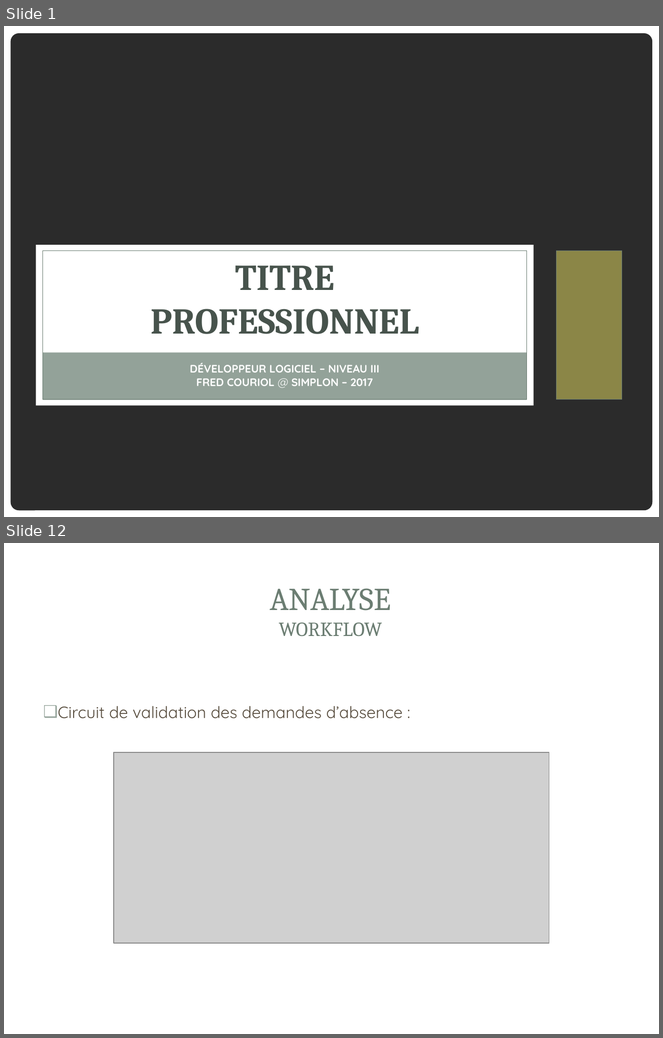
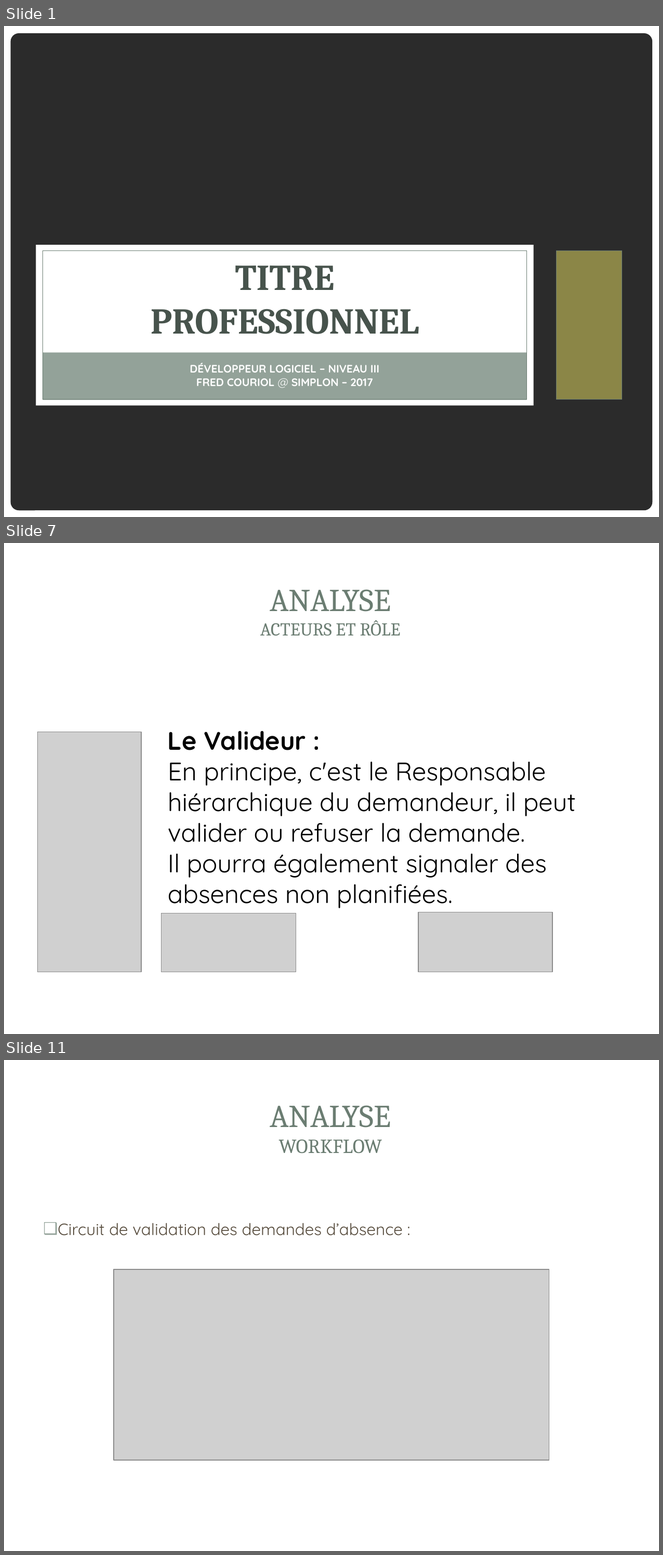
Before and after one commit to gestionsAbsences/gestionAbsences, a slide deck: Projet/Dossier/Fred/COURIOL_Fred_Présentation.ppt. Shown one above the other, each under a label of ours: slides 1 and 12 before the commit, slides 1, 7 and 11 after it; the slides between them are not shown. The pictures are 663x1038 and 663x1555 pixels, drawn with LibreOffice and Linux fonts; fonts in the diff are those of the drawing; grey boxes stand for pictures; background and template pictures are left out; a plain dark background stands for a picture behind light text. Boxes give left, top, right and bottom in pixels: in the first picture for what was removed or moved away, otherwise in the second. Text is boxed around its words. In the diff, an @@ line names an element or a change of style, - is before the commit and + after.

```diff
--- a/Projet/Dossier/Fred/COURIOL_Fred_Présentation.ppt
+++ b/Projet/Dossier/Fred/COURIOL_Fred_Présentation.ppt
@@ slide 7 added at <box>4,543,659,1034</box>, background picture (left out); not listed: 2 template elements that a slide beside it also shows @@
@@ title added at <box>260,589,401,636</box>, 20 pt, text #6B7D72 @@
+ANALYSE
+ACTEURS ET RÔLE
@@ picture added at <box>37,732,141,972</box> @@
@@ text added at <box>168,731,576,909</box>, 28 pt, text #000000 @@
+Le Valideur :
+En principe, c'est le Responsable hiérarchique du demandeur, il peut valider ou refuser la demande.
+Il pourra également signaler des absences non planifiées.
@@ picture added at <box>161,913,296,972</box> @@
@@ picture added at <box>418,913,553,972</box> @@
@@ what was slide 12 is now slide 11 @@
```
Also in this commit, not shown: 4 slides changed, 4 other slides added, 10 slides removed, 3 other files.
